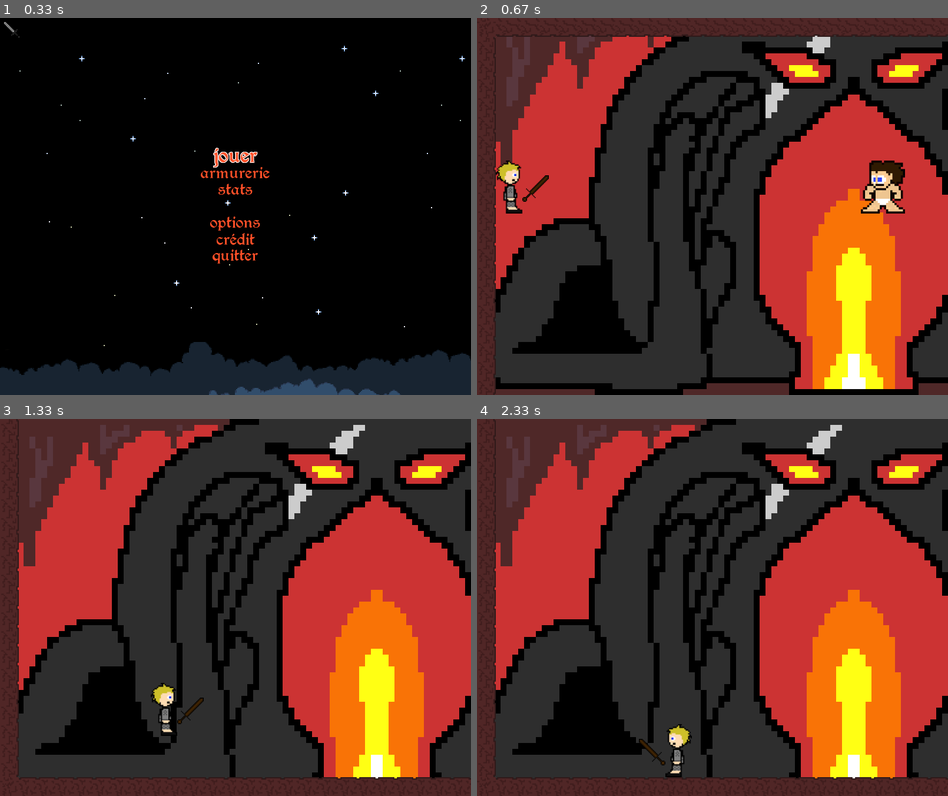
Above: before the commit, frames 1-4 (two rows, left to right).
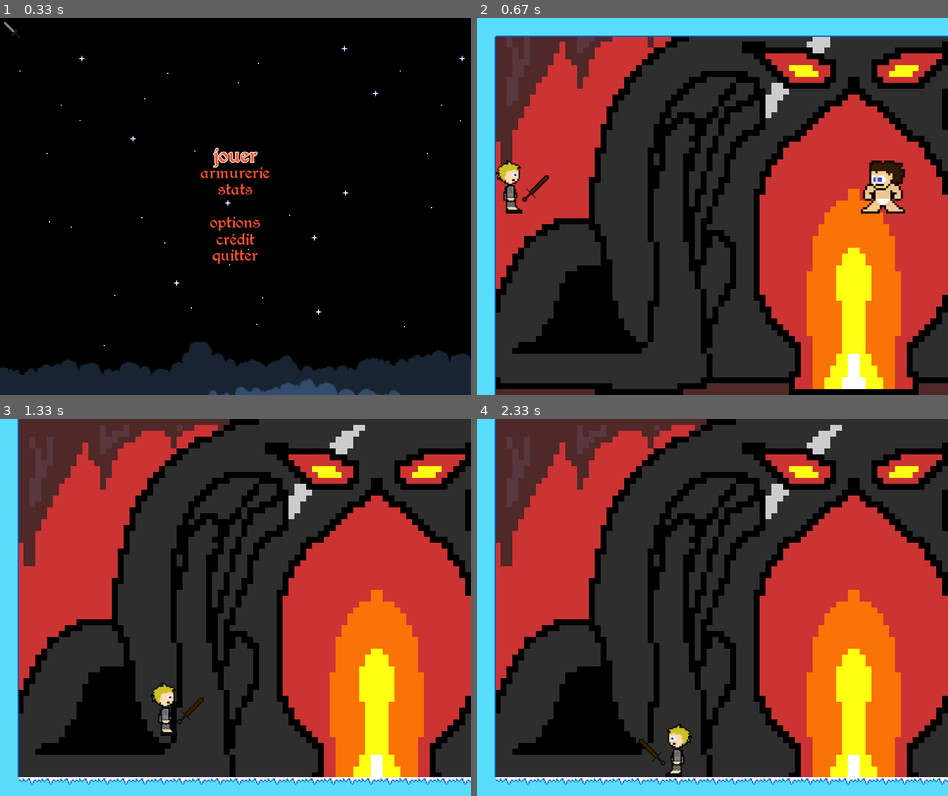
Above: after the commit, the same moments.

Repository: nerokiryu/hugo_boss
Game: pygame game, started from hugoboss.py
Same seed, same stepped clock (60 frames per second), same inputs: the game is played once before the commit and once after it. The source is Python 2; it was converted automatically to run under Python 3.
Inputs (mouse positions are in pixels of both pictures, inside the frame that each line leads up to):
- Up to frame 1 (0.33 s): no input
- Up to frame 2 (0.67 s): tap Enter at 0.33 s
- Up to frame 3 (1.33 s): hold Right 0.67-1.13 s; move the mouse to (216, 626) at 0.7 s; hold Up from 1.17 s (still down)
- Up to frame 4 (2.33 s): release Up at 1.47 s; hold Right 1.5-1.97 s; hold Left from 2 s (still down)

Frame 1 is identical in both runs. In frame 2, 8.8% of the frame differs, in the area x 0-100%, y 0-100%; in frame 3, 8.8%; in frame 4, 8.8%.

Commit message:
plateformes

Diff:
--- a/jeu/jeu.py
+++ b/jeu/jeu.py
@@ -437,7 +437,7 @@
 class Platform(Entity):
     def __init__(self, x, y, col):
         Entity.__init__(self)
-        name = "graphics/decor/terre/"+ col +".png"
+        name = "graphics/decor/glace/"+ col +".png"
         self.image = pygame.image.load(name)
         self.rect = Rect(x, y, 32, 32)
 
Binary file added: Img boss.jpg
Binary file removed: graphics/character/boss/boss2r.png
Binary file changed: graphics/character/boss/boss3/Boss eye.png
Binary file changed: graphics/decor/glace/A.png
Binary file changed: graphics/decor/glace/B.png
Binary file changed: graphics/decor/glace/C.png
Binary file changed: graphics/decor/glace/D.png
Binary file changed: graphics/decor/glace/E.png
Binary file changed: graphics/decor/glace/F.png
Binary file changed: graphics/decor/glace/G.png
Binary file changed: graphics/decor/glace/H.png
Binary file changed: graphics/decor/glace/I.png
(and 7 more such lines)
